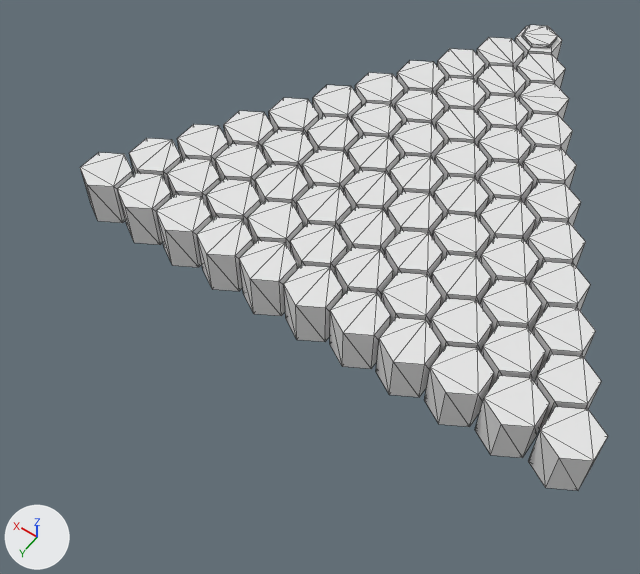
The OBJ model assets/meshes/measure/hexes/2d/cone/12.obj: old version first, new version second.
Before and after are seen from a camera (50 mm lens) standing at (-4.93, 14.23, 11.54) and looking at (0.63, 6.44, -0.69). The axes (+X, +Y, +Z) are drawn at lower left. The lights are the same throughout. Mesh edges are drawn as thin lines. Where no turn or scale is listed for an object, it has been applied to the vertices.

Names of what the first picture shows: 'HexSmaller.1825'.
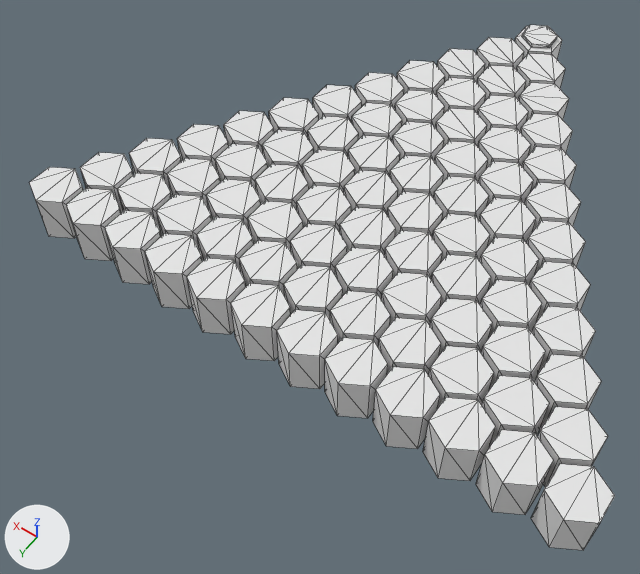
Commit message: cone 12 update

What differs and where, as boxes (x1, y1, x2, y2) in the pictures (640 x 574 px):
'HexSmaller.1825', reshaped (11% wider, 13% taller)
    before: (80, 25, 608, 490)
    after: (29, 25, 615, 550)
part 1 of me_hexsmaller_1825, added
    after: (531, 464, 615, 550)
part 2 of me_hexsmaller_1825, added
    after: (476, 430, 554, 515)
part 3 of me_hexsmaller_1825, added
    after: (423, 398, 496, 481)
part 4 of me_hexsmaller_1825, added
    after: (373, 367, 440, 449)
part 5 of me_hexsmaller_1825, added
    after: (325, 338, 388, 418)
part 6 of me_hexsmaller_1825, added
    after: (277, 310, 338, 389)
part 7 of me_hexsmaller_1825, added
    after: (231, 283, 291, 361)
part 8 of me_hexsmaller_1825, added
    after: (187, 258, 245, 334)
part 9 of me_hexsmaller_1825, added
    after: (145, 234, 202, 309)
part 10 of me_hexsmaller_1825, added
    after: (105, 211, 161, 284)
part 11 of me_hexsmaller_1825, added
    after: (66, 188, 121, 261)
part 12 of me_hexsmaller_1825, added
    after: (29, 167, 83, 238)

The change in detail:
me_hexsmaller_1825 has 804 vertices, 1340 faces and spans x -4.72..4.72, y -0.45..7.95, z 0.0..1.0.
me_hexsmaller_1825 is used by ob_hexsmaller_1825; location (0.0, 0.0, 0.0).
me_hexsmaller_1825 part 1: a new loose piece, a 6-sided cylinder along z spanning x -5.15..-4.37, y 7.8..8.7, z 0.0..0.9.
me_hexsmaller_1825 part 2: a new loose piece, a 6-sided cylinder along z spanning x -4.29..-3.51, y 7.8..8.7, z 0.0..0.9.
me_hexsmaller_1825 part 3: a new loose piece, a 6-sided cylinder along z spanning x -3.42..-2.64, y 7.8..8.7, z 0.0..0.9.
me_hexsmaller_1825 part 4: a new loose piece, a 6-sided cylinder along z spanning x -2.55..-1.78, y 7.8..8.7, z 0.0..0.9.
me_hexsmaller_1825 part 5: a new loose piece, a 6-sided cylinder along z spanning x -1.69..-0.91, y 7.8..8.7, z 0.0..0.9.
me_hexsmaller_1825 part 6: a new loose piece, a 6-sided cylinder along z spanning x -0.82..-0.04, y 7.8..8.7, z 0.0..0.9.
me_hexsmaller_1825 part 7: a new loose piece, a 6-sided cylinder along z spanning x 0.04..0.82, y 7.8..8.7, z 0.0..0.9.
me_hexsmaller_1825 part 8: a new loose piece, a 6-sided cylinder along z spanning x 0.91..1.69, y 7.8..8.7, z 0.0..0.9.
me_hexsmaller_1825 part 9: a new loose piece, a 6-sided cylinder along z spanning x 1.78..2.55, y 7.8..8.7, z 0.0..0.9.
me_hexsmaller_1825 part 10: a new loose piece, a 6-sided cylinder along z spanning x 2.64..3.42, y 7.8..8.7, z 0.0..0.9.
me_hexsmaller_1825 part 11: a new loose piece, a 6-sided cylinder along z spanning x 3.51..4.29, y 7.8..8.7, z 0.0..0.9.
me_hexsmaller_1825 part 12: a new loose piece, a 6-sided cylinder along z spanning x 4.37..5.15, y 7.8..8.7, z 0.0..0.9.
